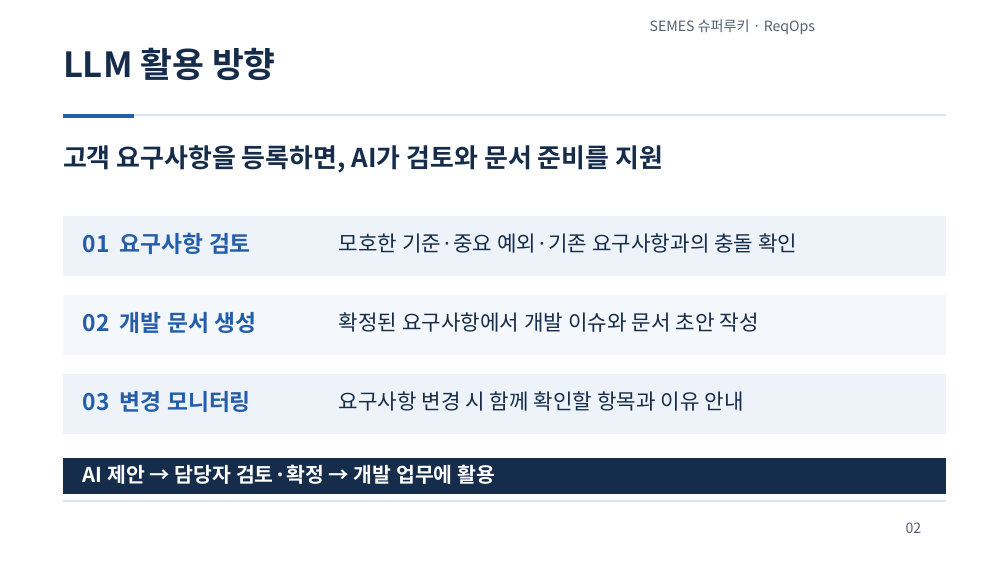
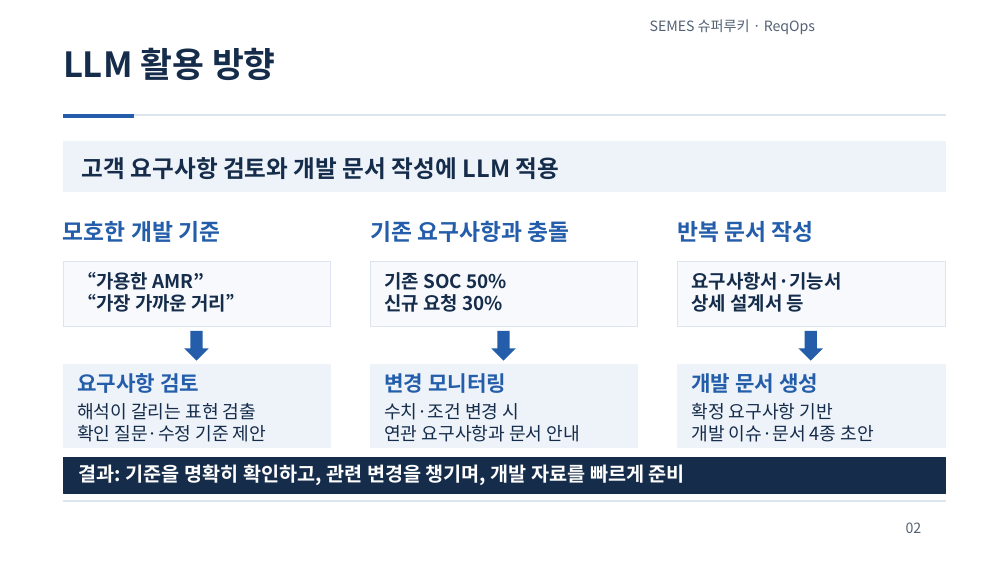
Before and after one commit to jihunhan98/semes-superrookie, a slide deck: slide 2 of docs/presentations/ReqOps_SuperRookie.pptx. Drawn at 1008x567 pixels with LibreOffice and Linux fonts; fonts in the diff are those of the drawing. Boxes give left, top, right and bottom in pixels: in the first picture for what was removed or moved away, otherwise in the second. Text is boxed around its words. In the diff, an @@ line names an element or a change of style, - is before the commit and + after.

```diff
--- a/docs/presentations/ReqOps_SuperRookie.pptx
+++ b/docs/presentations/ReqOps_SuperRookie.pptx
@@ rectangle: place and size @@
-rectangle at (63, 216, 945, 275)
+rectangle at (63, 142, 945, 192)
@@ text at (82, 157, 560, 179): text changed; size 24.8 to 22.5 pt @@
-고객 요구사항을 등록하면, AI가 검토와 문서 준비를 지원
+고객 요구사항 검토와 개발 문서 작성에 LLM 적용
@@ text added at (63, 221, 220, 242), 21.8 pt, text #245EAA, bold @@
+모호한 개발 기준
@@ text removed at (339, 233, 797, 253) @@
-모호한 기준·중요 예외·기존 요구사항과의 충돌 확인
@@ text at (370, 220, 569, 242): text changed; size 20.2 to 21.8 pt; text colour #152C4B to #245EAA; bold on @@
-요구사항 변경 시 함께 확인할 항목과 이유 안내
+기존 요구사항과 충돌
@@ text added at (677, 221, 813, 242), 21.8 pt, text #245EAA, bold @@
+반복 문서 작성
@@ rectangle added at (63, 262, 330, 327), fill #F7F9FC, outline #DCE4EF 0.75 pt @@
@@ rectangle added at (371, 262, 638, 327), fill #F7F9FC, outline #DCE4EF 0.75 pt @@
@@ rectangle added at (678, 262, 945, 327), fill #F7F9FC, outline #DCE4EF 0.75 pt @@
@@ rectangle removed at (63, 296, 945, 355) @@
@@ text added at (77, 272, 246, 312), 18 pt, text #152C4B, bold @@
+“가용한 AMR”
+“가장 가까운 거리”
@@ text added at (384, 272, 507, 312), 18 pt, text #152C4B, bold @@
+기존 SOC 50%
+신규 요청 30%
@@ text added at (691, 272, 841, 312), 18 pt, text #152C4B, bold @@
+요구사항서·기능서
+상세 설계서 등
@@ down arrow added at (185, 331, 209, 361), fill #245EAA @@
@@ down arrow added at (492, 331, 516, 361), fill #245EAA @@
@@ down arrow added at (799, 331, 823, 361), fill #245EAA @@
@@ rectangle added at (63, 364, 330, 447), fill #EEF3F9, outline #EEF3F9 0.75 pt @@
@@ text at (77, 373, 199, 393): text changed; size 21.8 to 20.2 pt @@
-01 요구사항 검토
+요구사항 검토
@@ rectangle: place and size @@
-rectangle at (63, 374, 945, 433)
+rectangle at (371, 364, 638, 447)
@@ text at (384, 373, 506, 393): text changed; size 21.8 to 20.2 pt @@
-03 변경 모니터링
+변경 모니터링
@@ rectangle added at (678, 364, 945, 447), fill #EEF3F9, outline #EEF3F9 0.75 pt @@
@@ text at (691, 373, 818, 393): text changed; size 21.8 to 20.2 pt @@
-02 개발 문서 생성
+개발 문서 생성
@@ text added at (77, 403, 266, 442), 17.2 pt, text #152C4B @@
+해석이 갈리는 표현 검출
+확인 질문·수정 기준 제안
@@ text added at (384, 403, 580, 442), 17.2 pt, text #152C4B @@
+수치·조건 변경 시
+연관 요구사항과 문서 안내
@@ text at (691, 403, 874, 442): text changed; size 20.2 to 17.2 pt @@
-확정된 요구사항에서 개발 이슈와 문서 초안 작성
+확정 요구사항 기반
+개발 이슈·문서 4종 초안
@@ text at (79, 464, 685, 485): text changed; size 19.5 to 18.8 pt @@
-AI 제안 → 담당자 검토·확정 → 개발 업무에 활용
+결과: 기준을 명확히 확인하고, 관련 변경을 챙기며, 개발 자료를 빠르게 준비
```
Also in this commit, not shown: 1 other slide changed.
